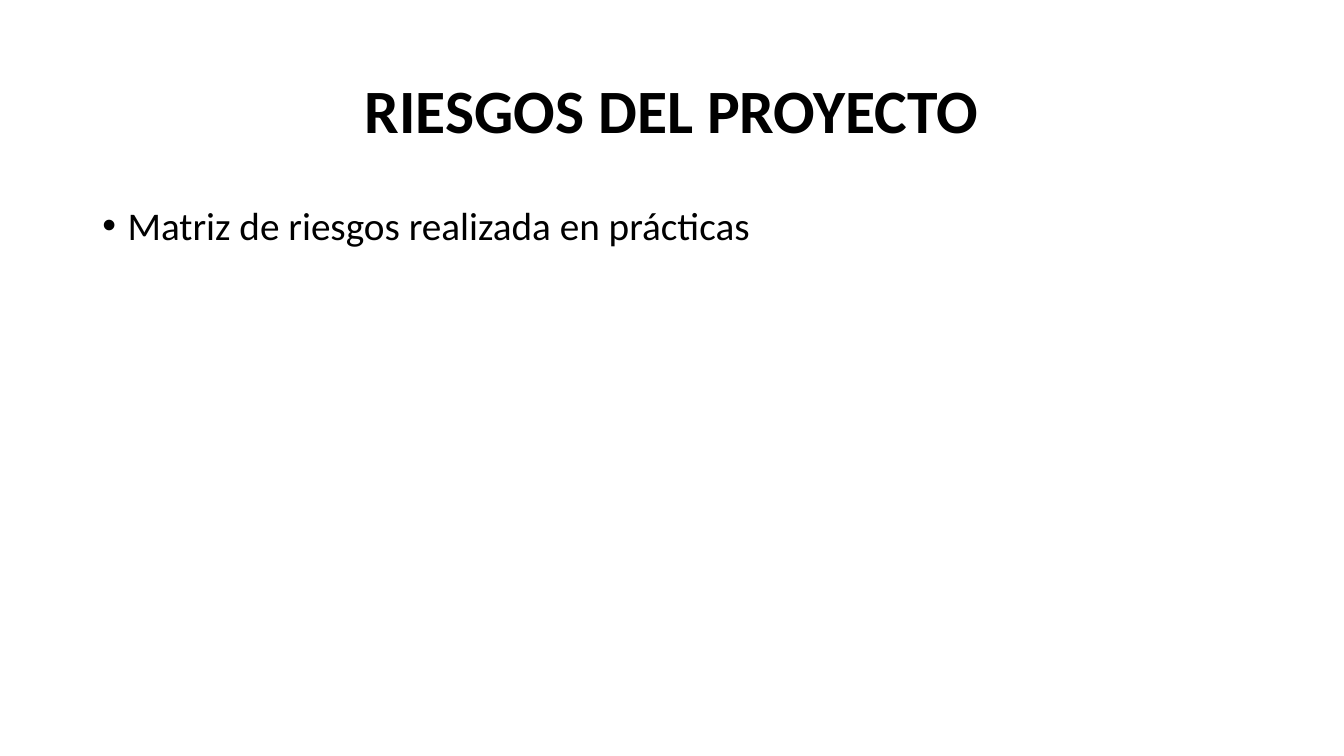
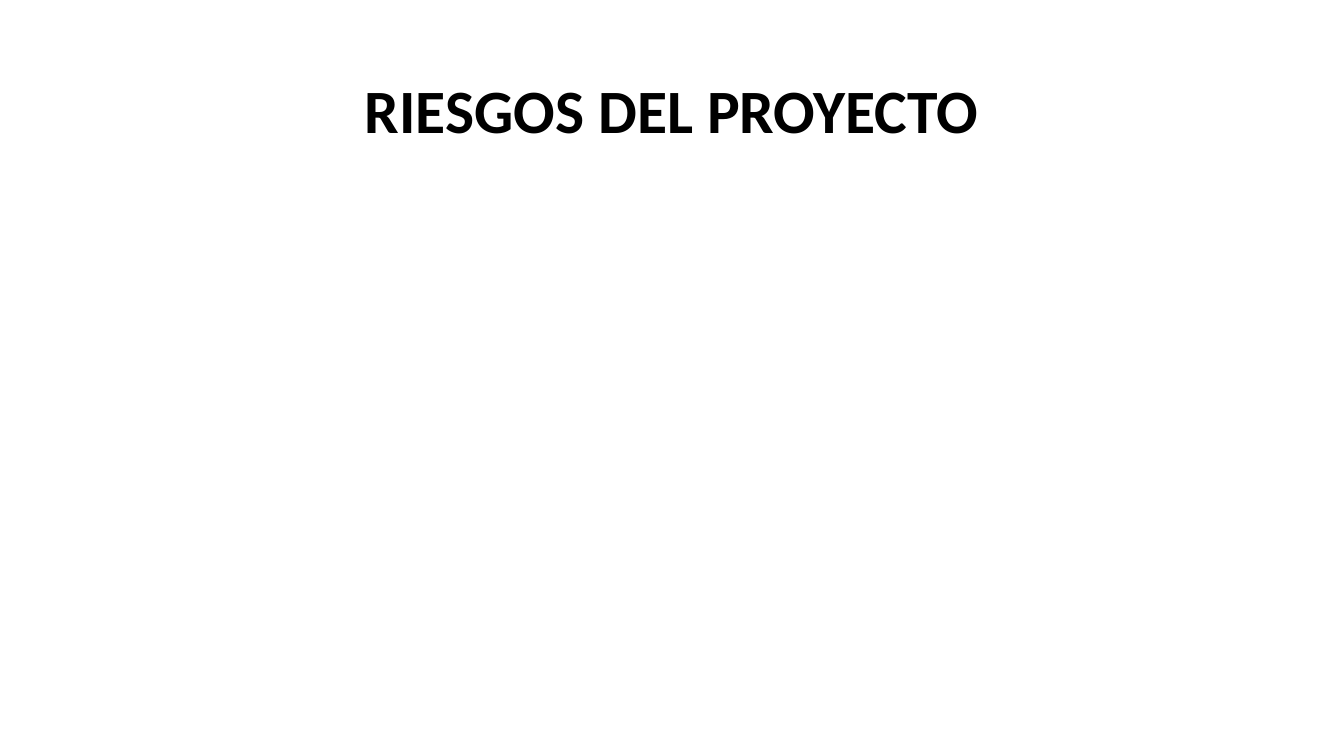
Before and after one commit to AlbertoGCID/XPED, a slide deck: slide 16 of CSMAG.pptx (slide 15 before the commit). Drawn at 1344x756 pixels with LibreOffice and Linux fonts; fonts in the diff are those of the drawing. Boxes give left, top, right and bottom in pixels: in the first picture for what was removed or moved away, otherwise in the second. Text is boxed around its words. In the diff, an @@ line names an element or a change of style, - is before the commit and + after.

```diff
--- a/CSMAG.pptx
+++ b/CSMAG.pptx
@@ text removed at [128, 212, 750, 247] @@
-• Matriz de riesgos realizada en prácticas
```
Also in this commit, not shown: 2 other slides changed, 2 slides added, 1 slide removed.
